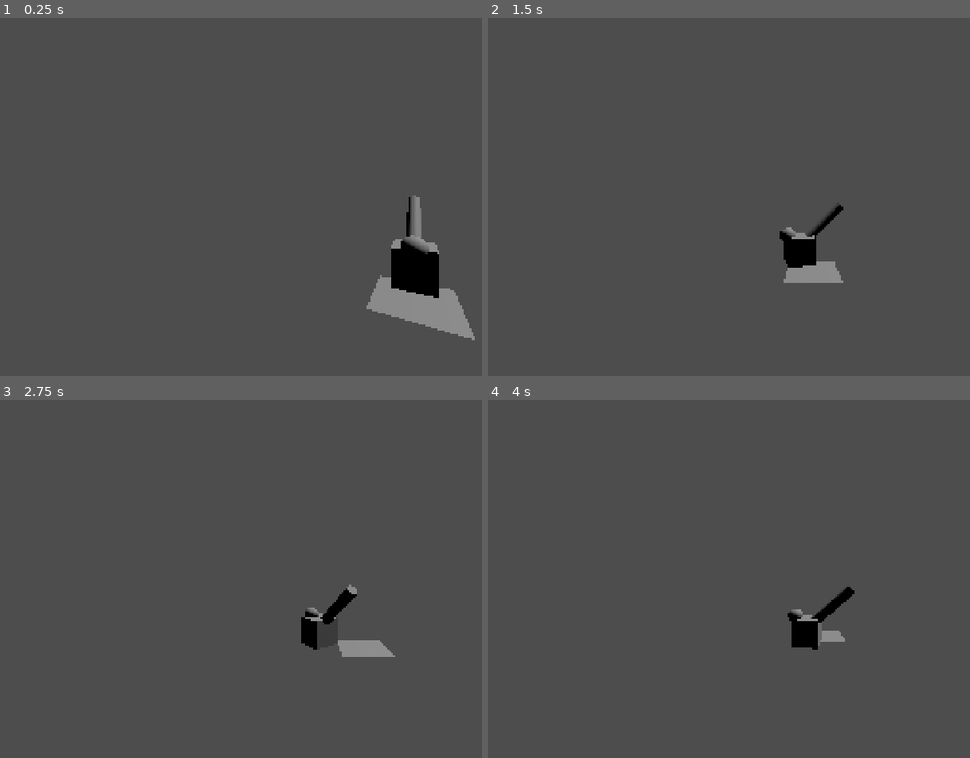
Above: before the commit, frames 1-4 (two rows, left to right).
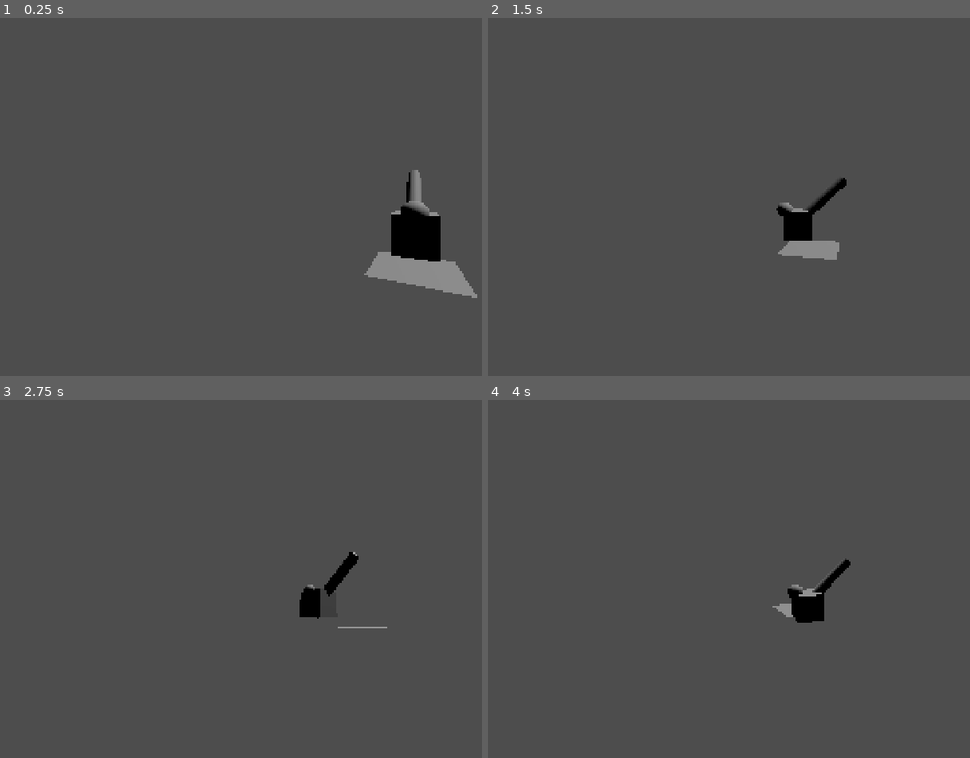
Above: after the commit, the same moments.

Repository: Project-Dino-Sunday-Studios/project-dino
Game: Godot game, scene res://main.tscn
Two runs of this game, one before a commit and one after it. Both use one fixed random seed, a clock stepped at 60 frames per second and the inputs below.
Inputs (mouse positions are in pixels of both pictures, inside the frame that each line leads up to):
- Up to frame 1 (0.25 s): no input
- Up to frame 2 (1.5 s): move the mouse to (945, 179) at 0.52 s; hold D (move_right) 0.53-1.28 s; move the mouse to (680, 214) at 1.27 s; hold S (move_down) from 1.28 s (still down)
- Up to frame 3 (2.75 s): move the mouse to (380, 500) at 2.02 s; release S (move_down) at 2.03 s; hold D (move_right) from 2.03 s (still down)
- Up to frame 4 (4 s): move the mouse to (777, 650) at 2.77 s; release D (move_right) at 2.78 s; hold W (move_up) 2.78-3.53 s; move the mouse to (outside the picture) at 3.52 s; hold A (move_left) from 3.53 s (still down)

The runs differ from the first frame. In frame 1, 4.8% of the frame differs, in the area x 75-100%, y 42-90%; in frame 2, 2.2%; in frame 3, 1.7%; in frame 4, 1.6%.

Commit message:
add springarm3d

Diff:
--- a/godot/Entities/EntityScripts/main_camera.gd
+++ b/godot/Entities/EntityScripts/main_camera.gd
@@ -1,13 +1,55 @@
 class_name MainCamera extends Camera3D
 
+enum CameraMode {
+	ATTACHED,
+	DETACHED
+}
+
 @export var main_camera: Camera3D
-@export var camera_location_marker: Marker3D
+@export var attached_camera_pivot: Marker3D
+@export var attached_camera_location: Marker3D
+@export var detached_camera_pivot: Marker3D
+@export var detached_camera_location: Marker3D
 
-var camera_speed: float = 7.0
+var camera_movement_speed: float = 7.0
+var camera_sensitivity_x: float = 0.001
+var camera_sensitivity_y: float = 0.001
+var camera_mode: CameraMode = CameraMode.DETACHED
+
+# Accumulated camera rotations - x = x movement of mouse, which is used to rotate about the Y AXIS, vice versa for y
+var attached_rotation_x: float = 0
+var attached_rotation_y: float = 0
+var detached_rotation_x: float = 0
+var detached_rotation_y: float = 0
+
+
 
 func _physics_process(delta: float) -> void:
 	_smooth_move_to_location_marker(delta)
 
 
 func _smooth_move_to_location_marker(delta: float):
-	main_camera.global_transform = main_camera.global_transform.interpolate_with(camera_location_marker.global_transform, delta * camera_speed)
+	if camera_mode == CameraMode.DETACHED:
+		main_camera.global_transform = main_camera.global_transform.interpolate_with(detached_camera_location.global_transform, delta * camera_movement_speed)
+
+	if camera_mode == CameraMode.ATTACHED:
+		main_camera.global_transform = main_camera.global_transform.interpolate_with(attached_camera_location.global_transform, delta * camera_movement_speed)
+
+
+func _unhandled_input(event: InputEvent) -> void:
+	if event is InputEventMouseMotion:
+		if camera_mode == CameraMode.DETACHED:
+			detached_rotation_y += event.relative.y * camera_sensitivity_y
+			detached_rotation_x += -event.relative.x * camera_sensitivity_x
+
+			detached_camera_pivot.transform.basis = Basis()
+			detached_camera_pivot.rotate_x(detached_rotation_y) # Rotate about the x axis
+			detached_camera_pivot.rotate_y(detached_rotation_x) # Rotate about the y axis
+
+		if camera_mode == CameraMode.ATTACHED:
+			attached_rotation_y += -event.relative.y * camera_sensitivity_y
+			attached_rotation_x += -event.relative.x * camera_sensitivity_x
+
+			attached_camera_pivot.transform.basis = Basis()
+			attached_camera_pivot.rotate_x(attached_rotation_y) # Rotate about the x axis
+			attached_camera_pivot.rotate_y(attached_rotation_x) # Rotate about the y axis
--- a/godot/Entities/player.tscn
+++ b/godot/Entities/player.tscn
@@ -35,12 +35,15 @@
 transform = Transform3D(1, 0, 0, 0, 1, 0, 0, 0, 1, 0, 0.5585904, -0.4541734)
 mesh = SubResource("SphereMesh_sweqy")
 
-[node name="ModelCameraLocation" type="Marker3D" parent="Model" unique_id=1428633097]
+[node name="AttachedCameraPivot" type="Marker3D" parent="Model" unique_id=2072562671]
+
+[node name="AttachedCameraLocation" type="Marker3D" parent="Model/AttachedCameraPivot" unique_id=1428633097]
 transform = Transform3D(-1, 0, -8.742278e-08, 0, 1, 0, 8.742278e-08, 0, -1, 0, 2, -7)
 
-[node name="ModelCameraPivot" type="Marker3D" parent="Model" unique_id=2072562671]
+[node name="DetachedCameraPivot" type="Marker3D" parent="." unique_id=1721329254]
 
-[node name="DetachedPlayerCameraLocation" type="Marker3D" parent="." unique_id=1424784790]
-transform = Transform3D(-1, 0, -8.742278e-08, 0, 1, 0, 8.742278e-08, 0, -1, 0, 2, -7)
+[node name="SpringArm3D" type="SpringArm3D" parent="DetachedCameraPivot" unique_id=546940169]
+transform = Transform3D(-1, 0, -8.742278e-08, 0, 1, 0, 8.742278e-08, 0, -1, 0, 1, 0)
+spring_length = 7.0
 
-[node name="DetachedPlayerCameraPivot" type="Marker3D" parent="." unique_id=1721329254]
+[node name="DetachedCameraLocation" type="Marker3D" parent="DetachedCameraPivot/SpringArm3D" unique_id=1424784790]
--- a/godot/Utilities/pause_menu.gd
+++ b/godot/Utilities/pause_menu.gd
@@ -20,6 +20,11 @@
 	get_tree().paused = !get_tree().paused
 	visible = !visible
 
+	if(visible):
+		Input.mouse_mode = Input.MOUSE_MODE_VISIBLE
+	else:
+		Input.mouse_mode = Input.MOUSE_MODE_CAPTURED
+
 
 func _on_resume_button_pressed() -> void:
 	_toggle_pause()
--- a/godot/main.tscn
+++ b/godot/main.tscn
@@ -18,12 +18,15 @@
 [node name="MeshInstance3D" type="MeshInstance3D" parent="StaticBody3D" unique_id=1110501818]
 mesh = SubResource("PlaneMesh_wnsl6")
 
-[node name="Camera3D" type="Camera3D" parent="." unique_id=251754734 node_paths=PackedStringArray("main_camera", "camera_location_marker")]
+[node name="Camera3D" type="Camera3D" parent="." unique_id=251754734 node_paths=PackedStringArray("main_camera", "attached_camera_pivot", "attached_camera_location", "detached_camera_pivot", "detached_camera_location")]
 transform = Transform3D(1, 0, 0, 0, 1, 0, 0, 0, 1, 0, 1.2962601, 4.17482)
 fov = 90.0
 script = ExtResource("1_0xm2m")
 main_camera = NodePath(".")
-camera_location_marker = NodePath("../Player2/DetachedPlayerCameraLocation")
+attached_camera_pivot = NodePath("../Player2/Model/AttachedCameraPivot")
+attached_camera_location = NodePath("../Player2/Model/AttachedCameraPivot/AttachedCameraLocation")
+detached_camera_pivot = NodePath("../Player2/DetachedCameraPivot")
+detached_camera_location = NodePath("../Player2/DetachedCameraPivot/SpringArm3D/DetachedCameraLocation")
 
 [node name="DirectionalLight3D" type="DirectionalLight3D" parent="." unique_id=1200258929]
 transform = Transform3D(0.8111676, 0.2939813, -0.5055511, 0.3692672, 0.41286153, 0.83257854, 0.45348525, -0.8620442, 0.22634262, -6.400569, 5.9331646, 4.17482)
--- a/godot/project.godot
+++ b/godot/project.godot
@@ -50,6 +50,11 @@
 ]
 }
 
+[layer_names]
+
+3d_physics/layer_1="environment"
+3d_physics/layer_5="player"
+
 [physics]
 
 3d/physics_engine="Jolt Physics"
